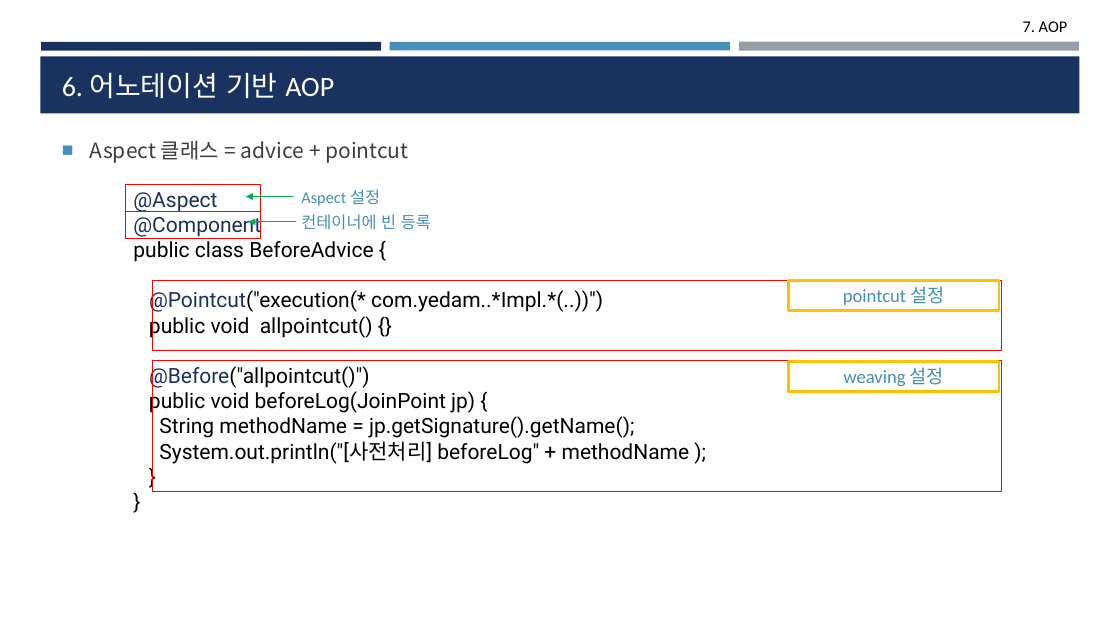
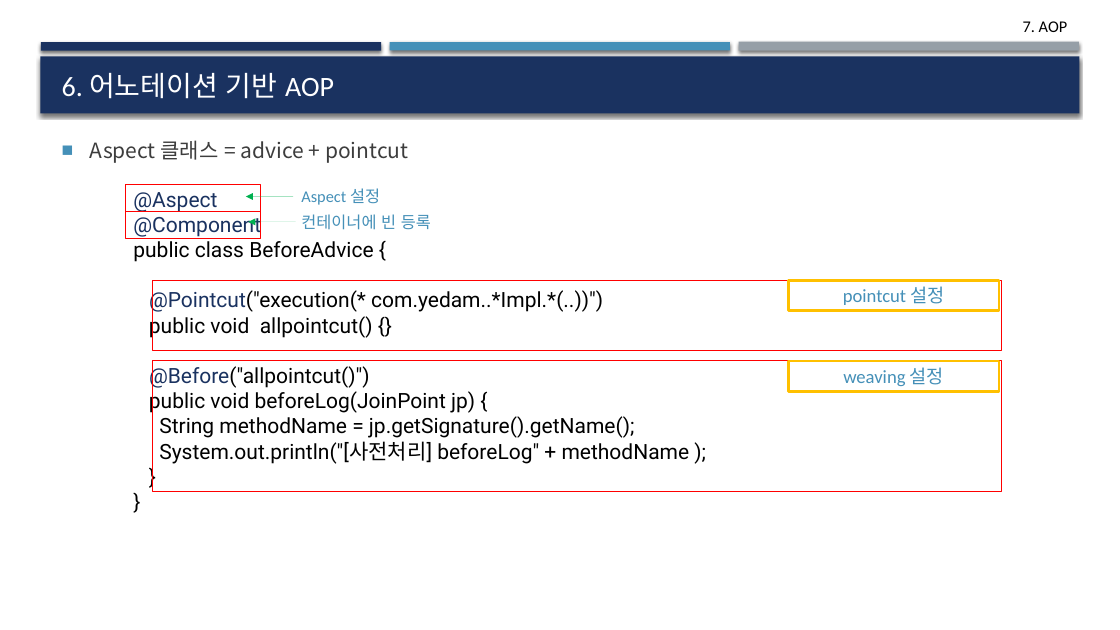
Before and after one commit to deukvely/spring, a slide deck: slide 16 of PPT/07_AOP.pptx. Drawn at 1120x630 pixels with LibreOffice and Linux fonts; fonts in the diff are those of the drawing. Boxes give left, top, right and bottom in pixels: in the first picture for what was removed or moved away, otherwise in the second. Text is boxed around its words. In the diff, an @@ line names an element or a change of style, - is before the commit and + after.

```diff
--- a/PPT/07_AOP.pptx
+++ b/PPT/07_AOP.pptx
@@ shadow on in 4 elements at [41, 42, 381, 50], [739, 42, 1079, 51], [390, 42, 730, 50], [40, 56, 1080, 113] @@
@@ arrow (293, 197) - (246, 197): stroke #00B050 1 pt to #00B050 0.75 pt @@
@@ arrow (296, 222) - (249, 222): stroke #00B050 1 pt to #00B050 0.75 pt @@
```
Also in this commit, not shown: 20 other slides changed, 9 other files.
